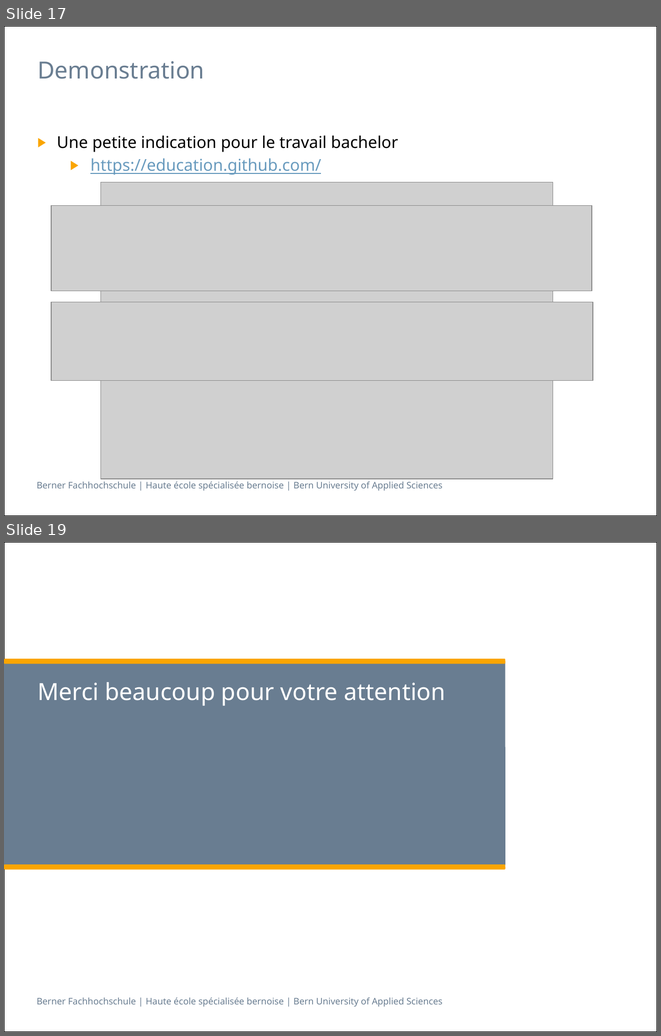
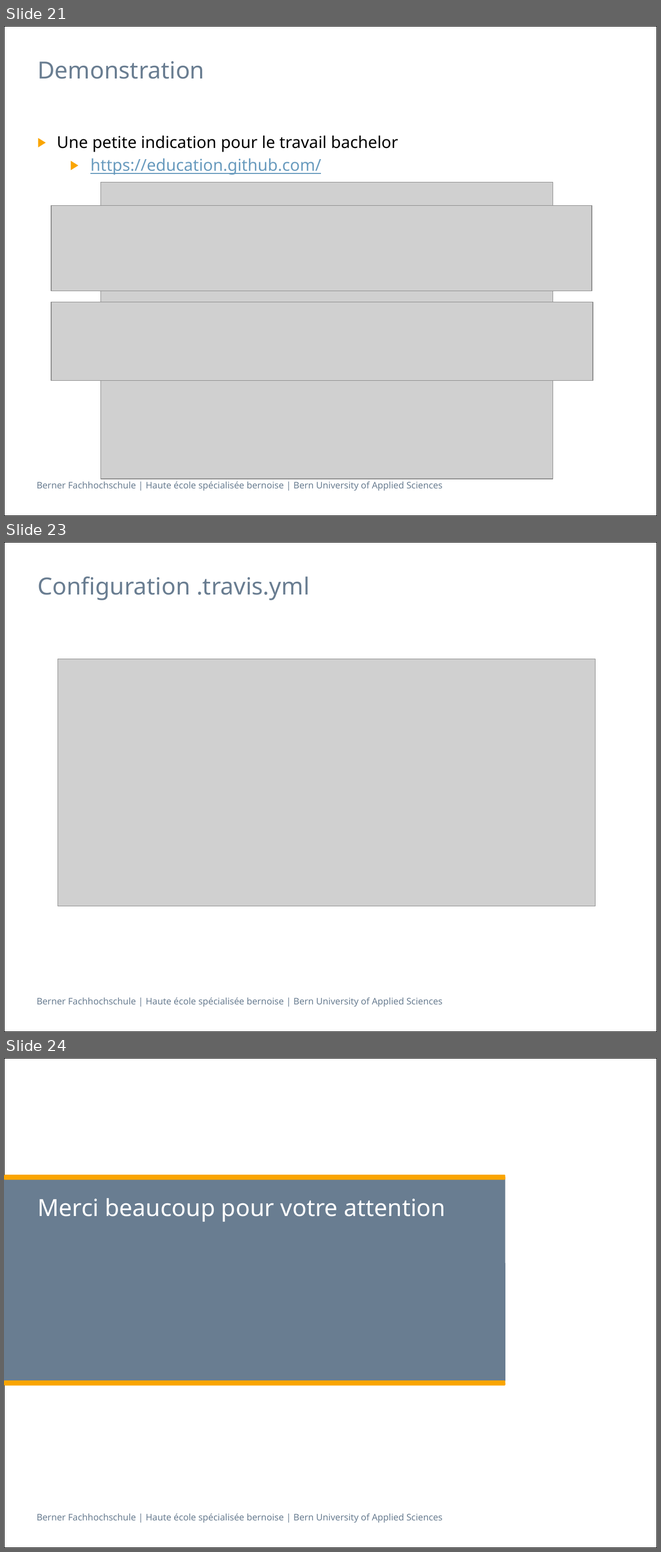
Before and after one commit to h3ll5ur7er/InfoSeminar, a slide deck: continuousIntegration/Infseminar_IntegrationContinue_aescd5.pptx. Shown one above the other, each under a label of ours: slides 17 and 19 before the commit, slides 21, 23 and 24 after it; the slides between them are not shown. The pictures are 661x1036 and 661x1552 pixels, drawn with LibreOffice and Linux fonts; fonts in the diff are those of the drawing; grey boxes stand for pictures. Boxes give left, top, right and bottom in pixels: in the first picture for what was removed or moved away, otherwise in the second. Text is boxed around its words. In the diff, an @@ line names an element or a change of style, - is before the commit and + after.

```diff
--- a/continuousIntegration/Infseminar_IntegrationContinue_aescd5.pptx
+++ b/continuousIntegration/Infseminar_IntegrationContinue_aescd5.pptx
@@ slide 23 added at box(4, 542, 657, 1032), background #FFFFFF; not listed: 2 template elements that a slide beside it also shows @@
@@ title added at box(37, 576, 309, 600), 26 pt, text #697D91 @@
+Configuration .travis.yml
@@ picture added at box(58, 659, 595, 906) @@
@@ what was slide 17 is now slide 21 @@
@@ what was slide 19 is now slide 24 @@
```
Also in this commit, not shown: 3 slides changed, 6 other slides added, 2 slides removed, 26 other files.
